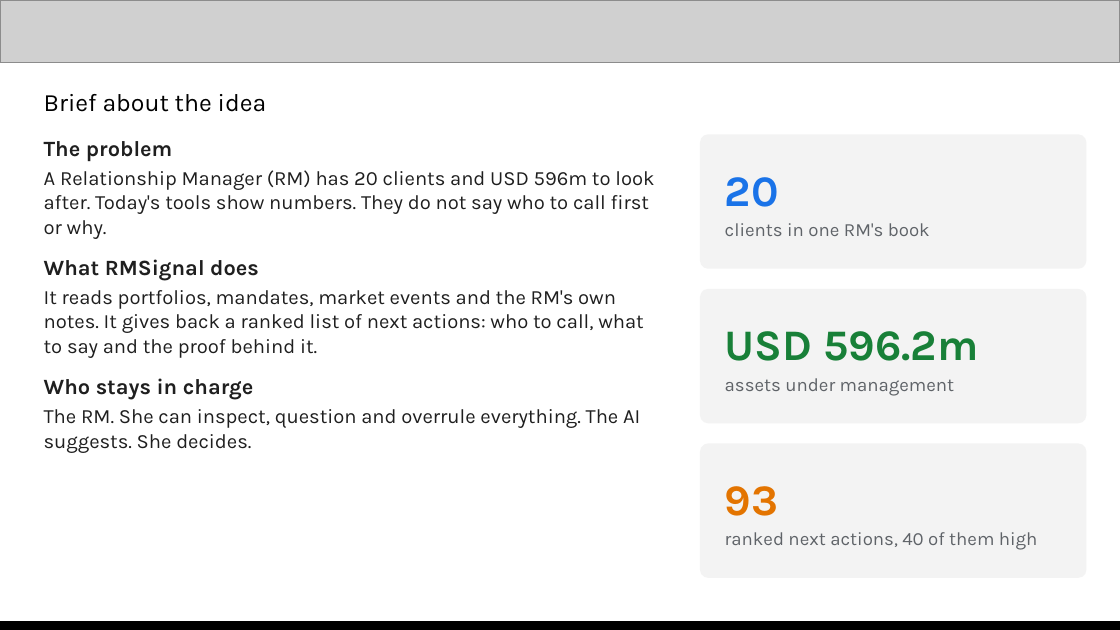
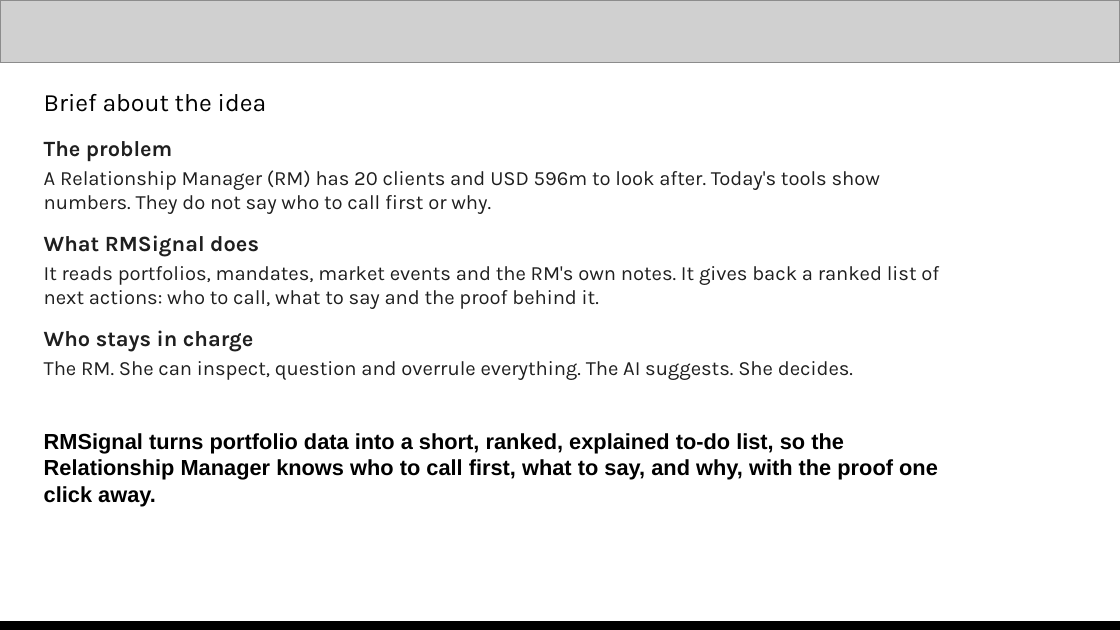
Before and after one commit to webmobix/rmsignal, a slide deck: slide 2 of docs/RMSignal-submission.pptx. Drawn at 1120x630 pixels with LibreOffice and Linux fonts; fonts in the diff are those of the drawing; grey boxes stand for pictures. Boxes give left, top, right and bottom in pixels: in the first picture for what was removed or moved away, otherwise in the second. Text is boxed around its words. In the diff, an @@ line names an element or a change of style, - is before the commit and + after.

```diff
--- a/docs/RMSignal-submission.pptx
+++ b/docs/RMSignal-submission.pptx
@@ rounded rectangle removed at (x1=700, y1=134, x2=1086, y2=269) @@
-20
-clients in one RM's book
@@ rounded rectangle removed at (x1=700, y1=289, x2=1086, y2=423) @@
-USD 596.2m
-assets under management
@@ text at (x1=44, y1=433, x2=938, y2=506): paragraph added @@
+RMSignal turns portfolio data into a short, ranked, explained to-do list, so the Relationship Manager knows who to call first, what to say, and why, with the proof one click away.
@@ rounded rectangle removed at (x1=700, y1=444, x2=1086, y2=578) @@
-93
-ranked next actions, 40 of them high
```
Also in this commit, not shown: 5 other slides changed, 5 other files.
